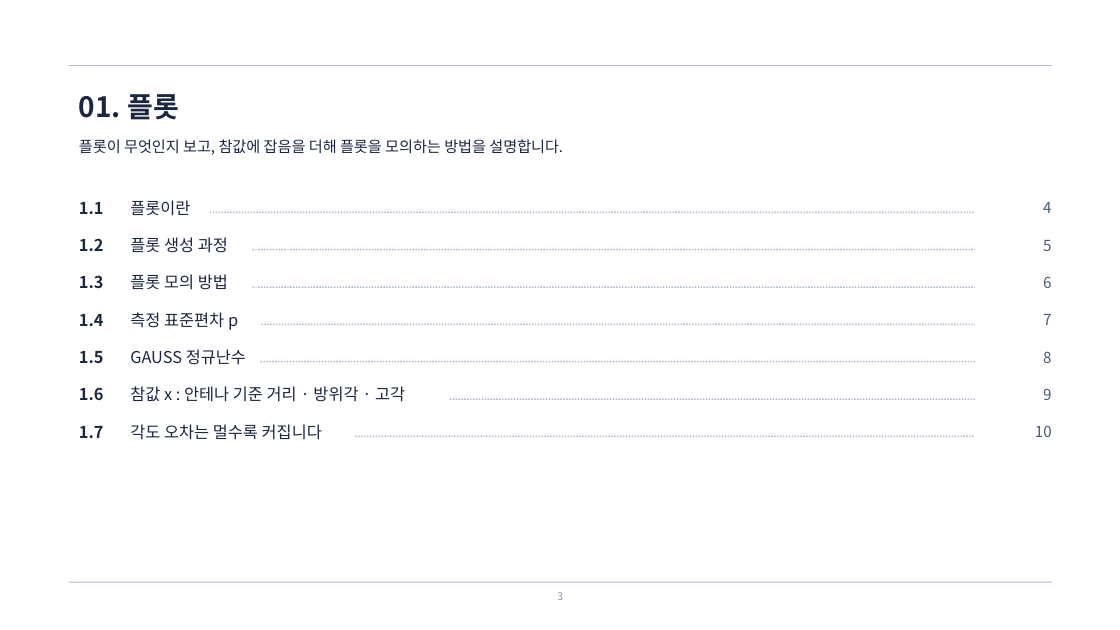
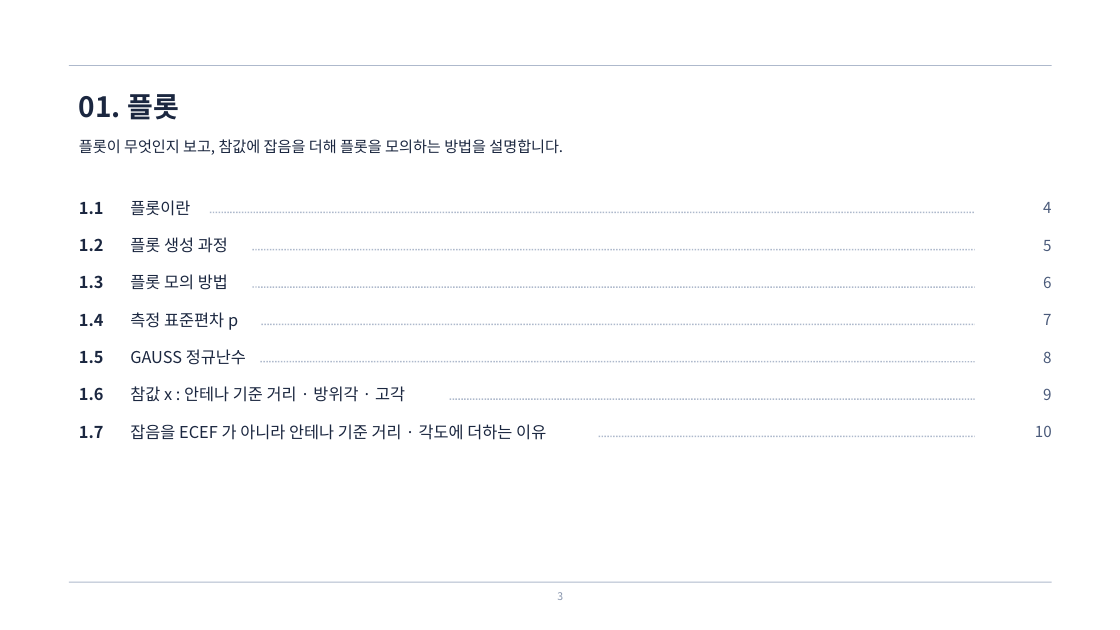
Before and after one commit to harley-hwan/radar-sw-study, a slide deck: slide 3 of Part4_Plot_Clutter_Sim/ref/산출물/Chapter4_PlotClutterSim.pptx. Drawn at 1120x630 pixels with LibreOffice and Linux fonts; fonts in the diff are those of the drawing. Boxes give left, top, right and bottom in pixels: in the first picture for what was removed or moved away, otherwise in the second. Text is boxed around its words. In the diff, an @@ line names an element or a change of style, - is before the commit and + after.

```diff
--- a/Part4_Plot_Clutter_Sim/ref/산출물/Chapter4_PlotClutterSim.pptx
+++ b/Part4_Plot_Clutter_Sim/ref/산출물/Chapter4_PlotClutterSim.pptx
@@ text at [130, 424, 546, 440]: text changed @@
-각도 오차는 멀수록 커집니다
+잡음을 ECEF 가 아니라 안테나 기준 거리 · 각도에 더하는 이유
@@ line moved from (355, 437) - (975, 437) to (599, 437) - (975, 437) @@
```
Also in this commit, not shown: 11 other slides changed, 2 slides added, 2 slides removed, 57 other files.
